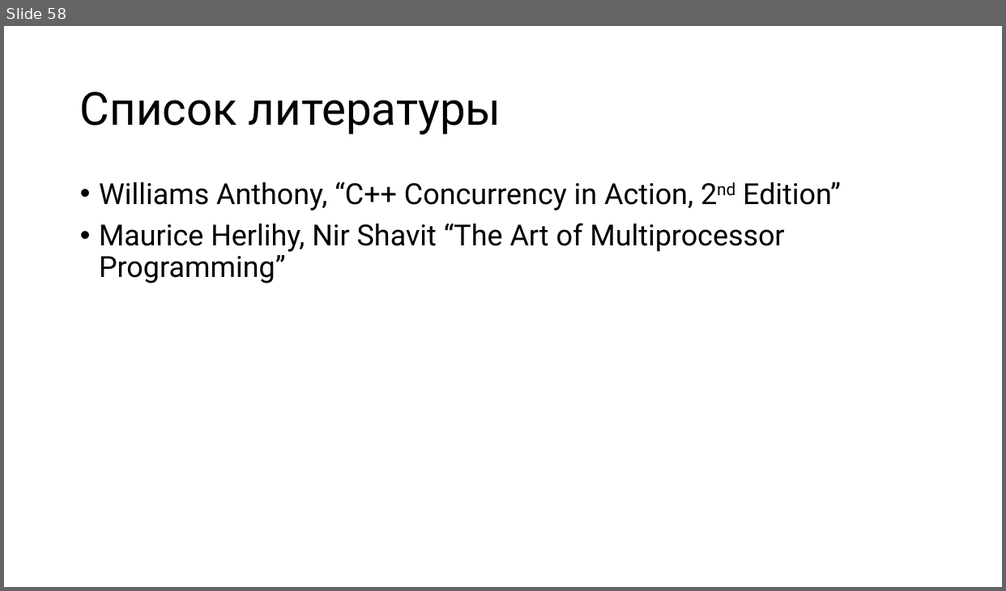
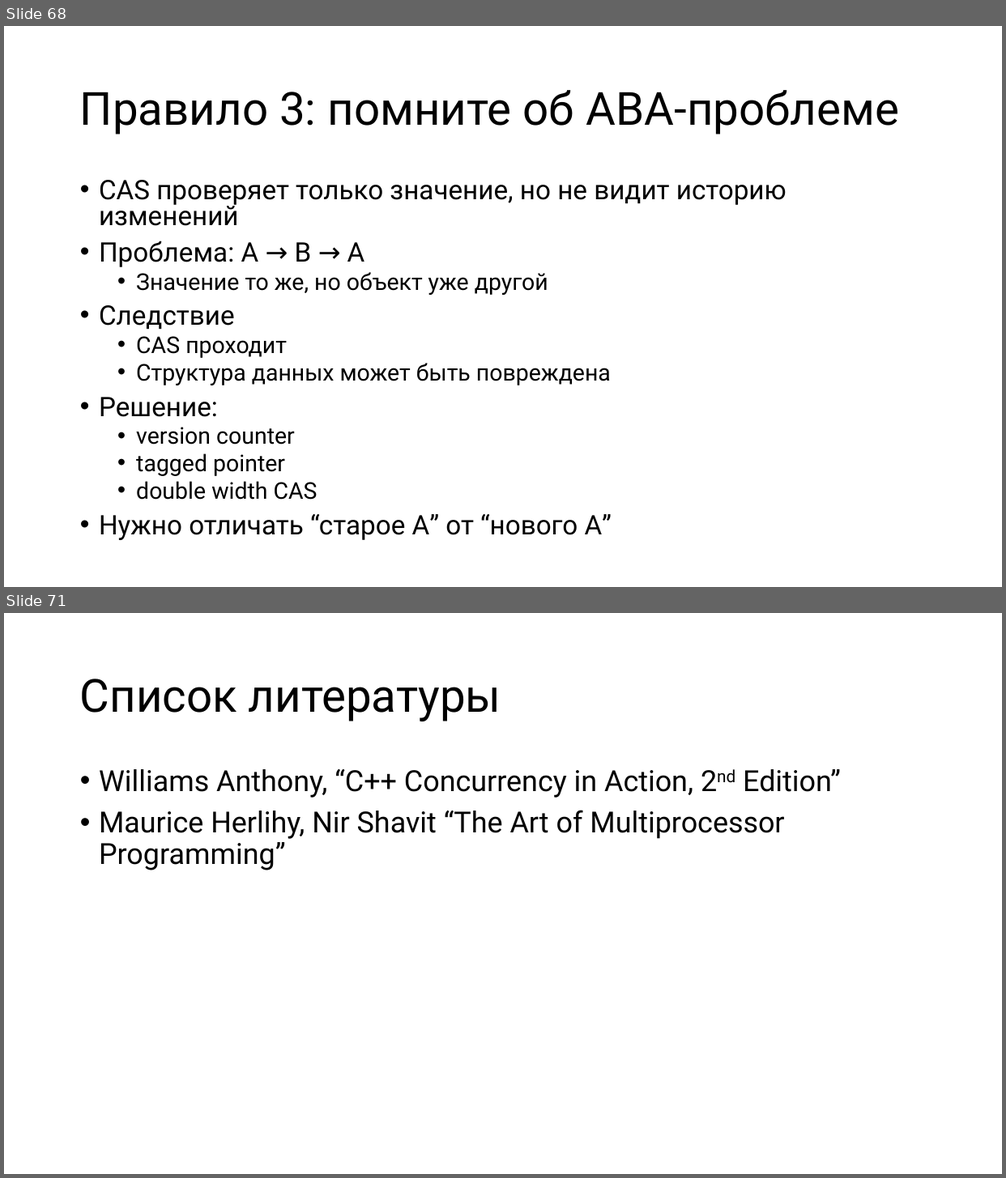
Before and after one commit to alexey-malov/pc, a slide deck: lectures/11/Lock-free алгоритмы и структуры данных.pptx. Shown one above the other, each under a label of ours: slide 58 before the commit, slides 68 and 71 after it; the slides between them are not shown. The pictures are 1006x591 and 1006x1178 pixels, drawn with LibreOffice and Linux fonts; fonts in the diff are those of the drawing. Boxes give left, top, right and bottom in pixels: in the first picture for what was removed or moved away, otherwise in the second. Text is boxed around its words. In the diff, an @@ line names an element or a change of style, - is before the commit and + after.

Commit message:
Обновл лекцию по Lock-Free алгоритмам и структурам данных

```diff
--- a/lectures/11/Lock-free алгоритмы и структуры данных.pptx
+++ b/lectures/11/Lock-free алгоритмы и структуры данных.pptx
@@ slide 68 added at [4,26,1002,587], background #FFFFFF @@
@@ title added at [80,90,900,135], 44 pt, text #000000 @@
+Правило 3: помните об ABA-проблеме
@@ text added at [99,180,786,540], 25.9 pt, text #000000 @@
+• CAS проверяет только значение, но не видит историю изменений
+• Проблема: A → B → A
+  • Значение то же, но объект уже другой
+• Следствие
+  • CAS проходит
+  • Структура данных может быть повреждена
+• Решение:
+  • version counter
+  • tagged pointer
+  • double width CAS
+• Нужно отличать “старое A” от “нового A”
@@ what was slide 58 is now slide 71 @@
```
Also in this commit, not shown: 4 slides changed, 12 other slides added.
